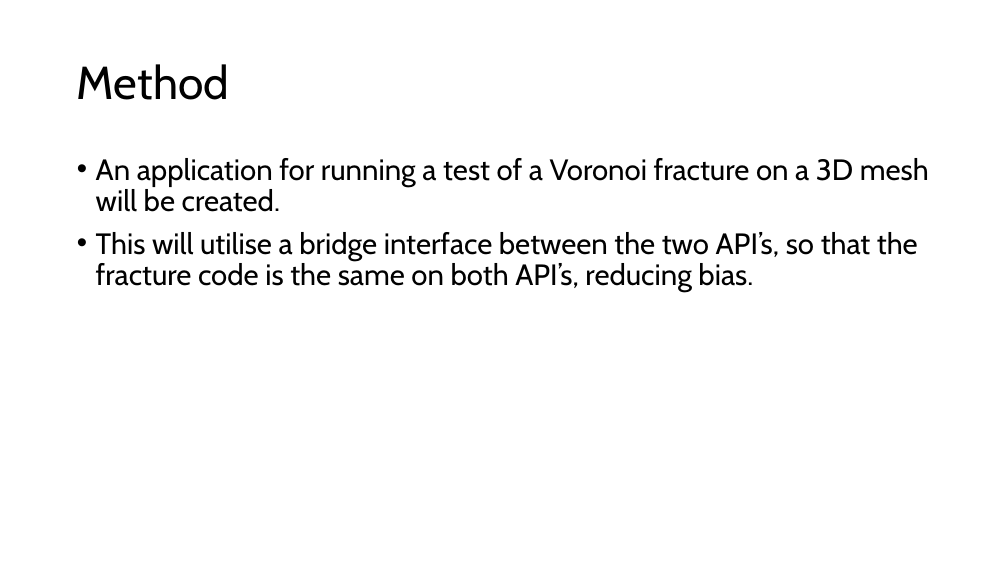
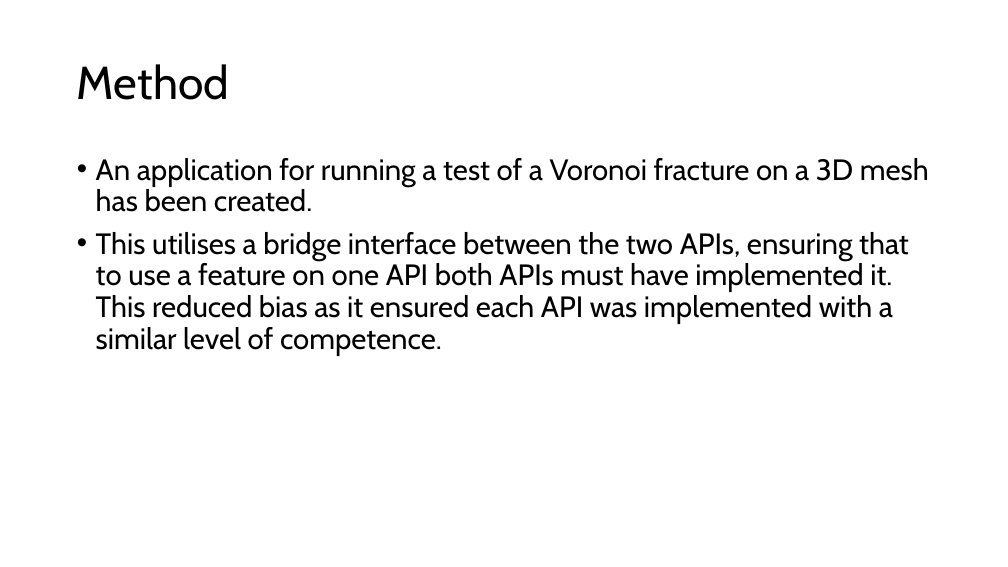
Before and after one commit to SamLGameDev/SamsEngine, a slide deck: slide 7 of Disertation/Proposal Presentation.pptx (slide 6 before the commit). Drawn at 1008x567 pixels with LibreOffice and Linux fonts; fonts in the diff are those of the drawing. Boxes give left, top, right and bottom in pixels: in the first picture for what was removed or moved away, otherwise in the second. Text is boxed around its words. In the diff, an @@ line names an element or a change of style, - is before the commit and + after.

```diff
--- a/Disertation/Proposal Presentation.pptx
+++ b/Disertation/Proposal Presentation.pptx
@@ text at (x1=96, y1=158, x2=929, y2=356): text changed @@
-• An application for running a test of a Voronoi fracture on a 3D mesh will be created.
-• This will utilise a bridge interface between the two API’s, so that the fracture code is the same on both API’s, reducing bias.
+• An application for running a test of a Voronoi fracture on a 3D mesh has been created.
+• This utilises a bridge interface between the two APIs, ensuring that to use a feature on one API both APIs must have implemented it. This reduced bias as it ensured each API was implemented with a similar level of competence.
```
Also in this commit, not shown: 8 other slides changed, 15 slides added, 3 slides removed, 1 other file.
